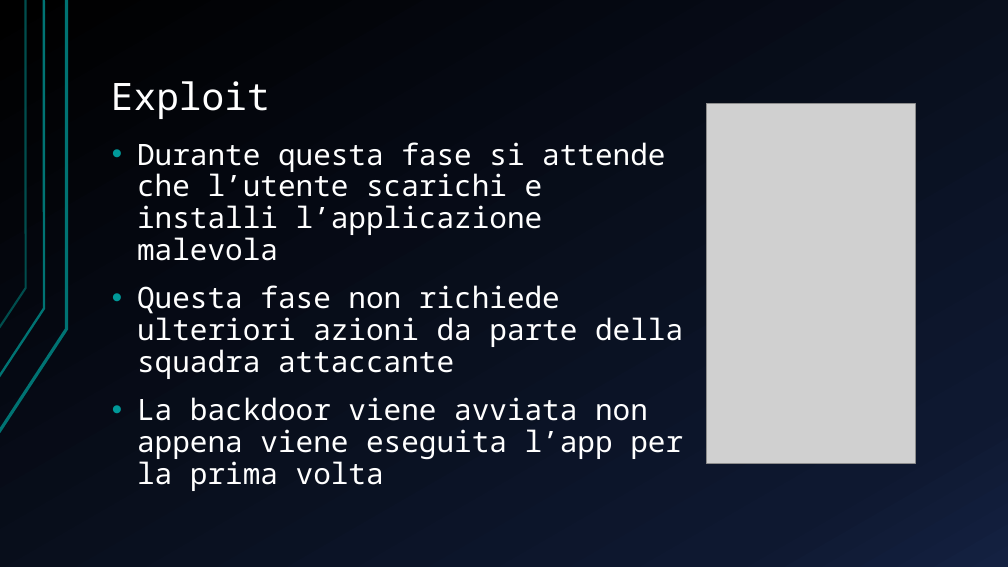
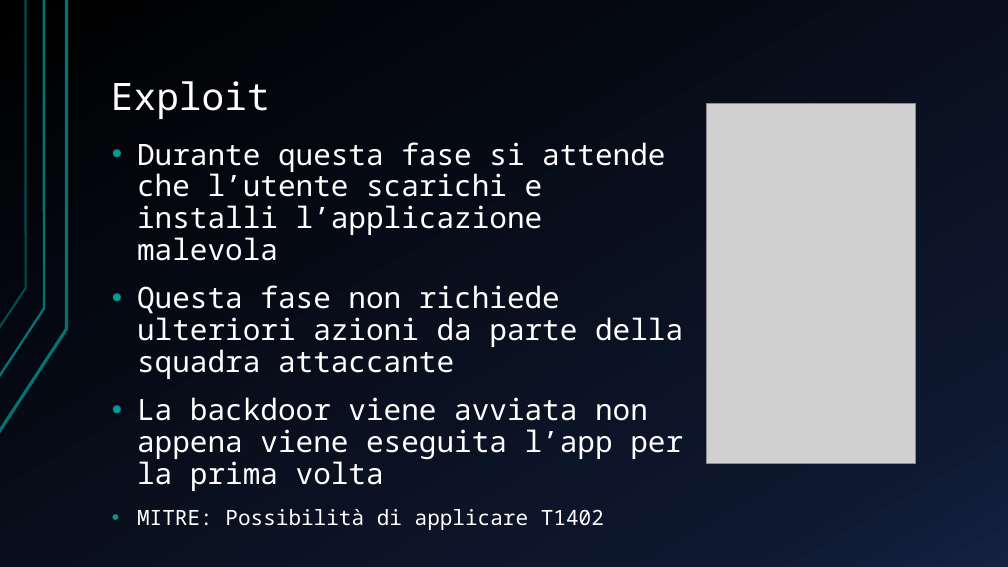
Before and after one commit to espositoandrea/APKBackdoor, a slide deck: slide 11 of Presentazione.pptx. Drawn at 1008x567 pixels with LibreOffice and Linux fonts; fonts in the diff are those of the drawing; grey boxes stand for pictures. Boxes give left, top, right and bottom in pixels: in the first picture for what was removed or moved away, otherwise in the second. Text is boxed around its words. In the diff, an @@ line names an element or a change of style, - is before the commit and + after.

```diff
--- a/Presentazione.pptx
+++ b/Presentazione.pptx
@@ text at [137,509,604,530]: paragraph added @@
+• MITRE: Possibilità di applicare T1402
```
Also in this commit, not shown: 7 other slides changed, 3 other files.
